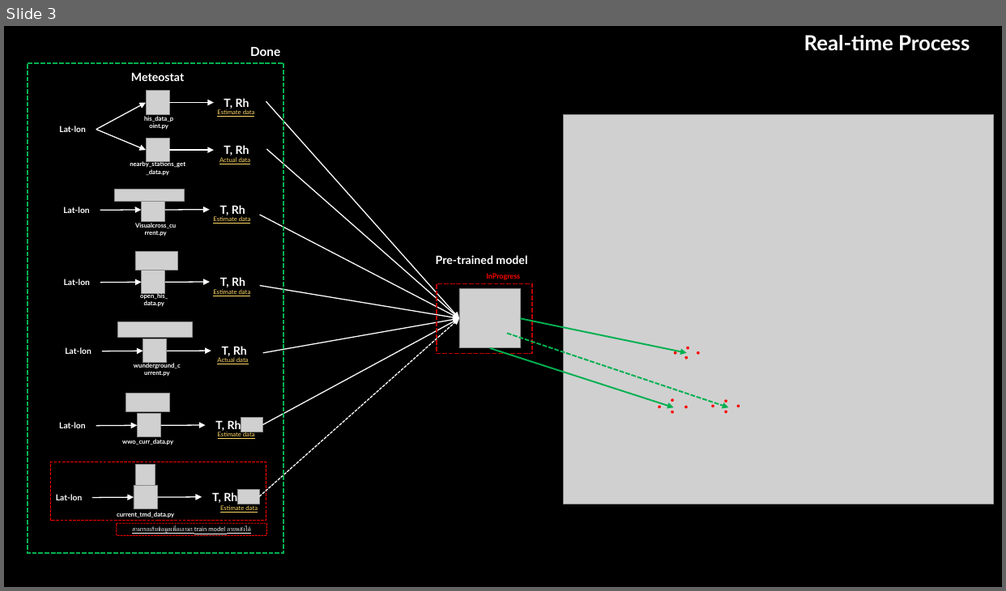
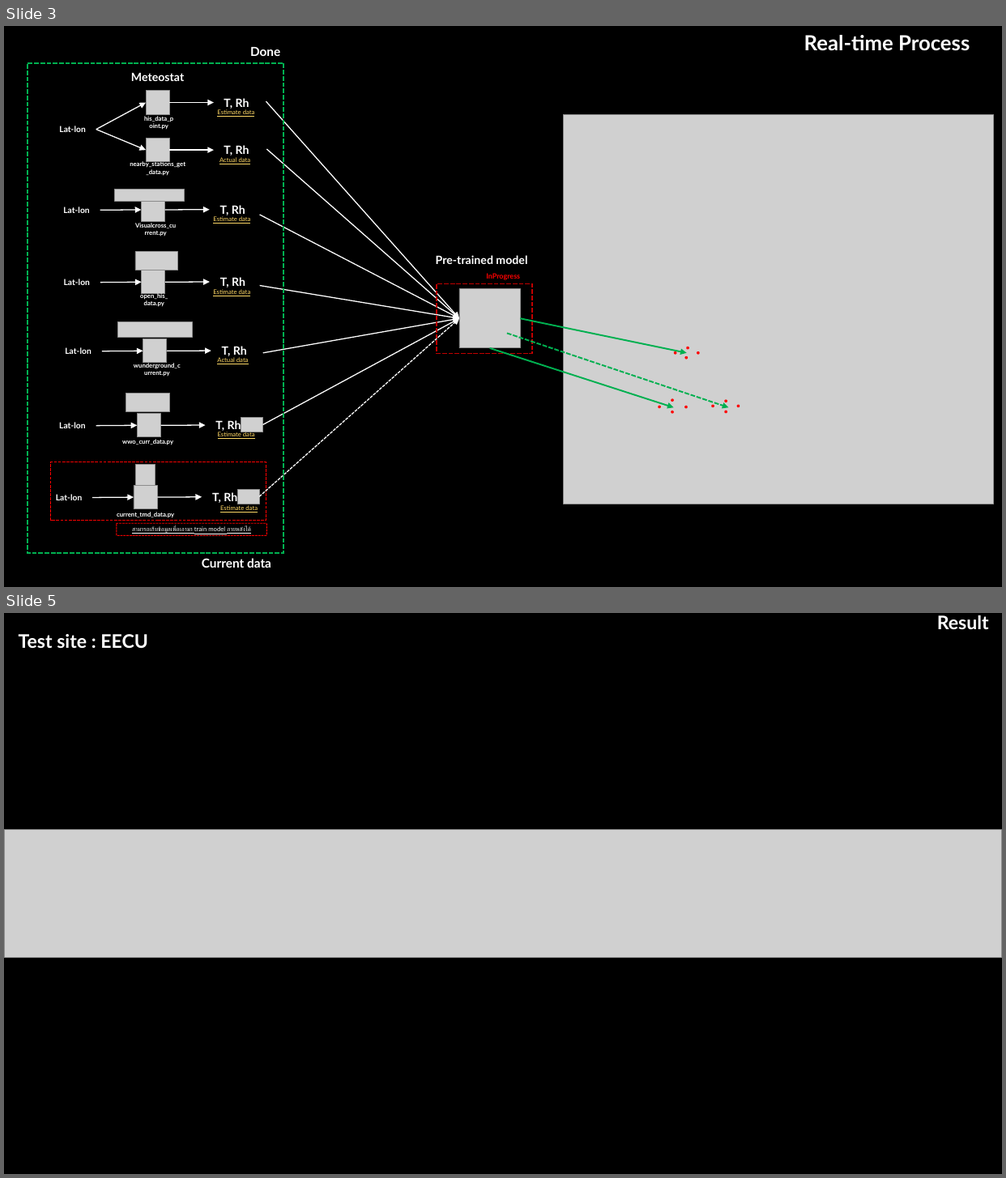
Before and after one commit to SukritJaAIproject/weather_api, a slide deck: manual.pptx. Shown one above the other, each under a label of ours: slide 3 before the commit, slides 3 and 5 after it; the slides between them are not shown. The pictures are 1006x591 and 1006x1178 pixels, drawn with LibreOffice and Linux fonts; fonts in the diff are those of the drawing; grey boxes stand for pictures. Boxes give left, top, right and bottom in pixels: in the first picture for what was removed or moved away, otherwise in the second. Text is boxed around its words. In the diff, an @@ line names an element or a change of style, - is before the commit and + after.

```diff
--- a/manual.pptx
+++ b/manual.pptx
@@ slide 5 added at (4,613,1002,1174), background #000000 @@
@@ text added at (19,634,148,649), 18 pt, text #FFFFFF, bold @@
+Test site : EECU
@@ text added at (937,615,989,630), 18 pt, text #FFFFFF, bold @@
+Result
@@ picture added at (4,830,1002,957) @@
@@ slide 3 changed as well @@
@@ rounded rectangle added at (188,556,286,571), 12 pt, text #FFFFFF, bold @@
+Current data
```
Also in this commit, not shown: 10 other slides changed, 2 other slides added, 2 slides removed, 2 other files.
